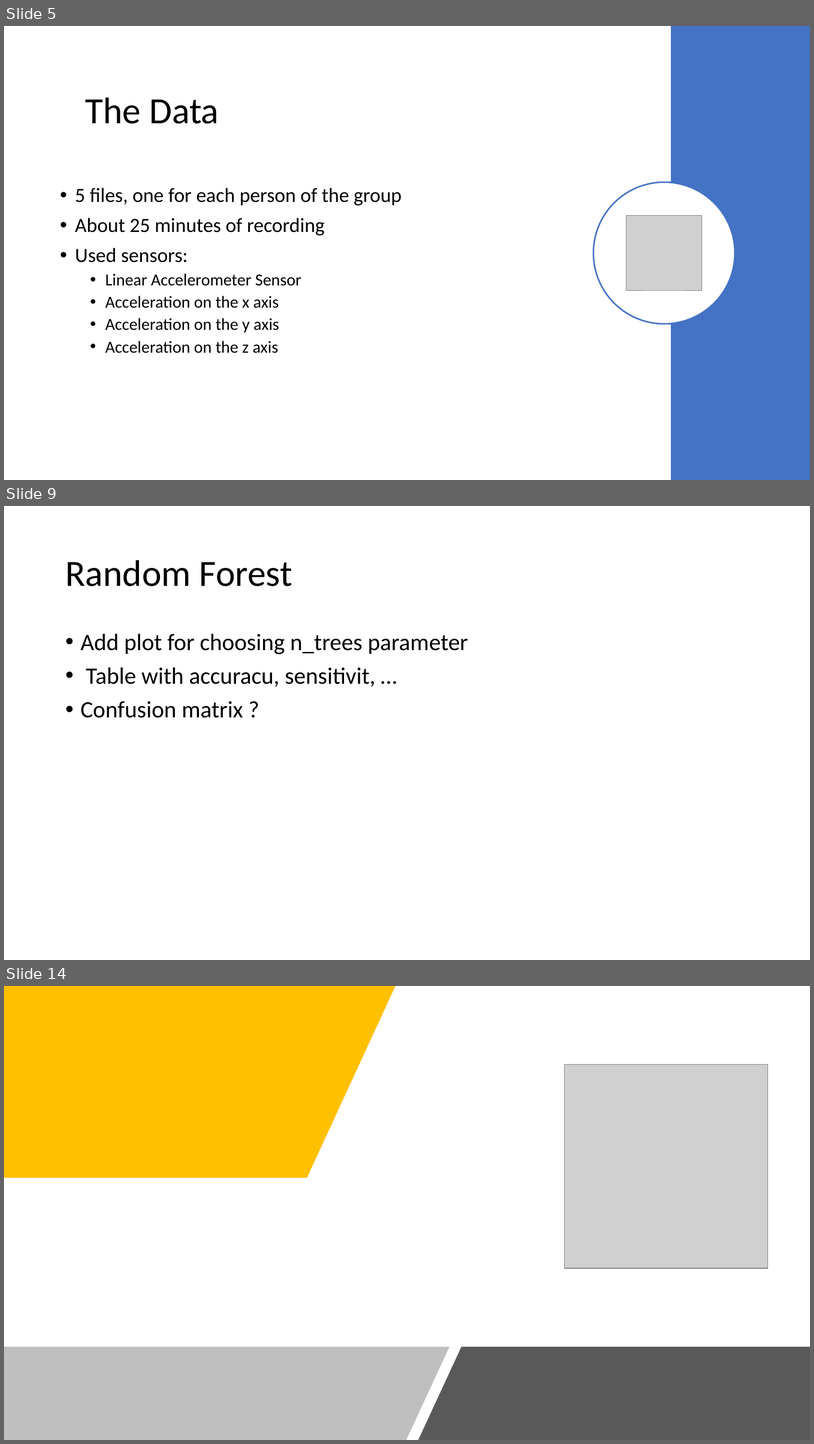
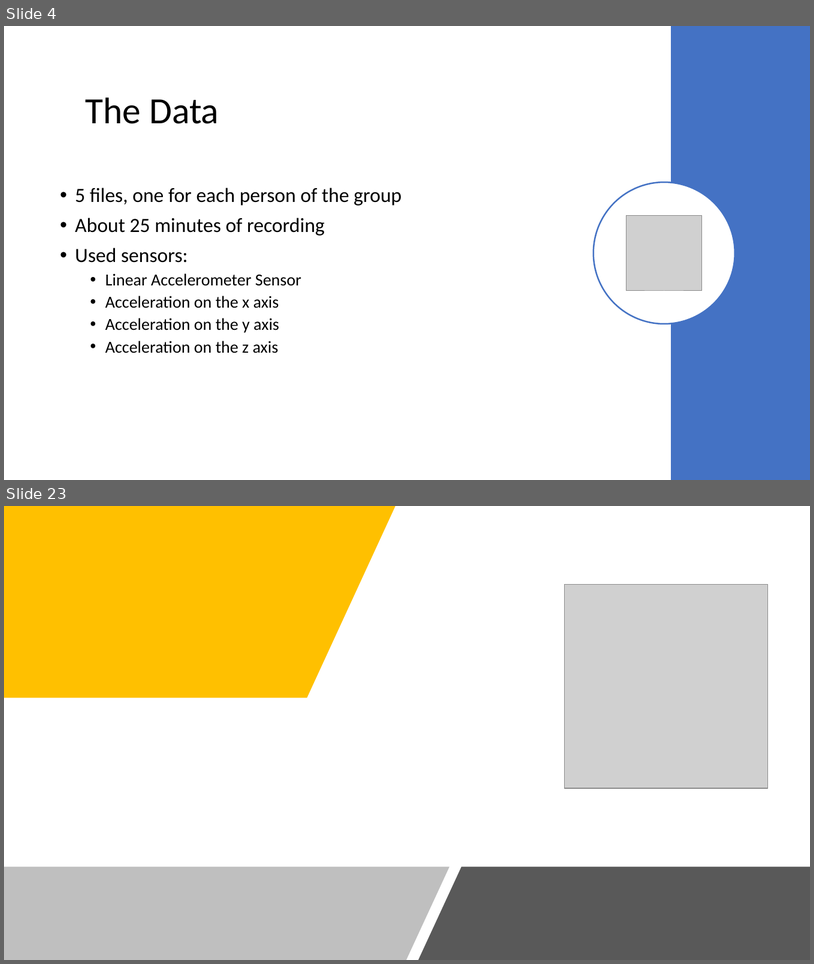
Before and after one commit to cerniello/WalkingPatternClassification_SL, a slide deck: Presentation Group 13.pptx. Shown one above the other, each under a label of ours: slides 5, 9 and 14 before the commit, slides 4 and 23 after it; the slides between them are not shown. The pictures are 814x1444 and 814x964 pixels, drawn with LibreOffice and Linux fonts; fonts in the diff are those of the drawing; grey boxes stand for pictures. Boxes give left, top, right and bottom in pixels: in the first picture for what was removed or moved away, otherwise in the second. Text is boxed around its words. In the diff, an @@ line names an element or a change of style, - is before the commit and + after.

```diff
--- a/Presentation Group 13.pptx
+++ b/Presentation Group 13.pptx
@@ slide 9 removed at (x1=4, y1=506, x2=810, y2=960), background #FFFFFF @@
@@ title removed at (x1=65, y1=560, x2=293, y2=586) @@
-Random Forest
@@ text removed at (x1=81, y1=633, x2=468, y2=718) @@
-• Add plot for choosing n_trees parameter
-• Table with accuracu, sensitivit, …
-• Confusion matrix ?
@@ what was slide 5 is now slide 4 @@
@@ what was slide 14 is now slide 23 @@
```
Also in this commit, not shown: 1 slide changed, 17 slides added, 7 other slides removed.
